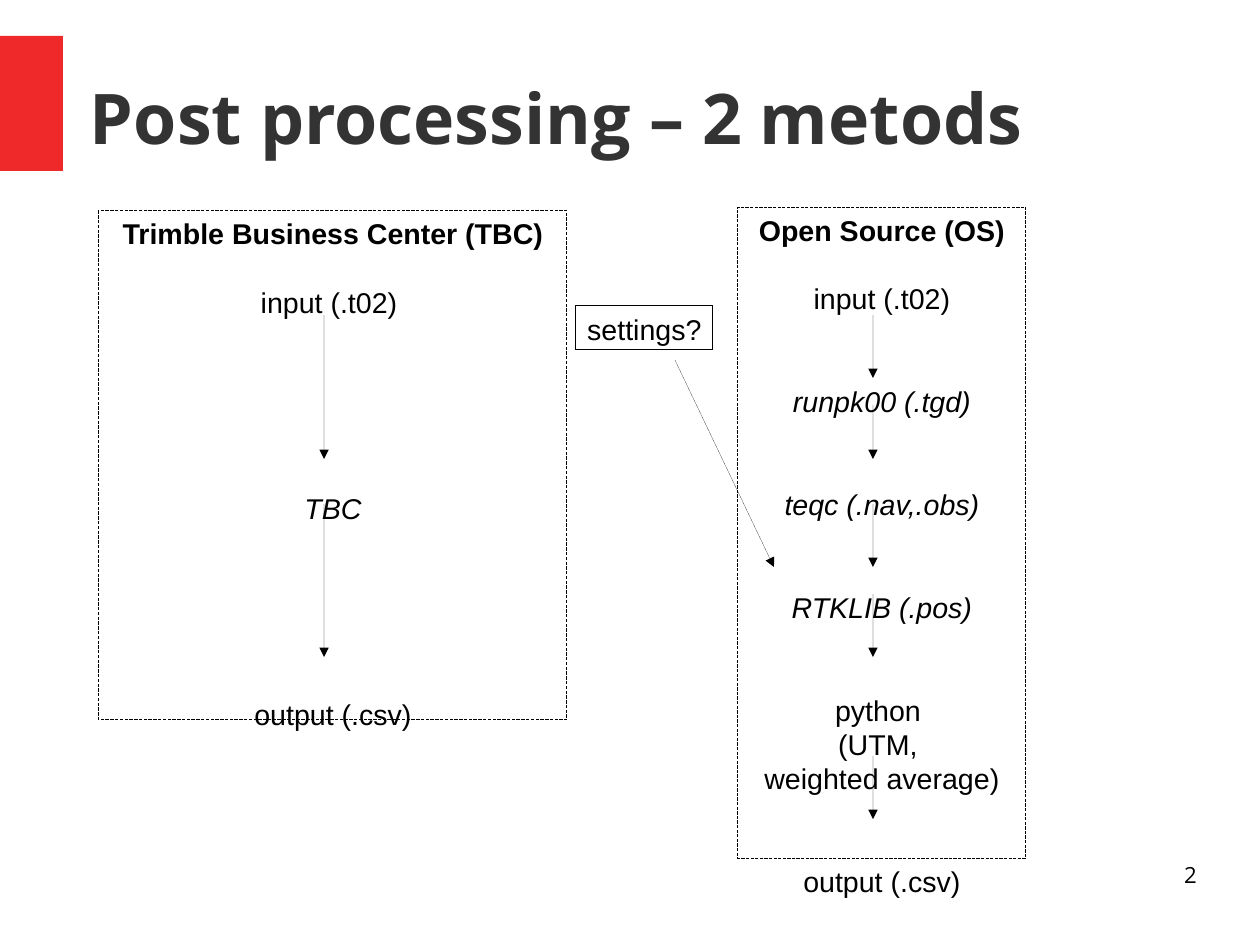
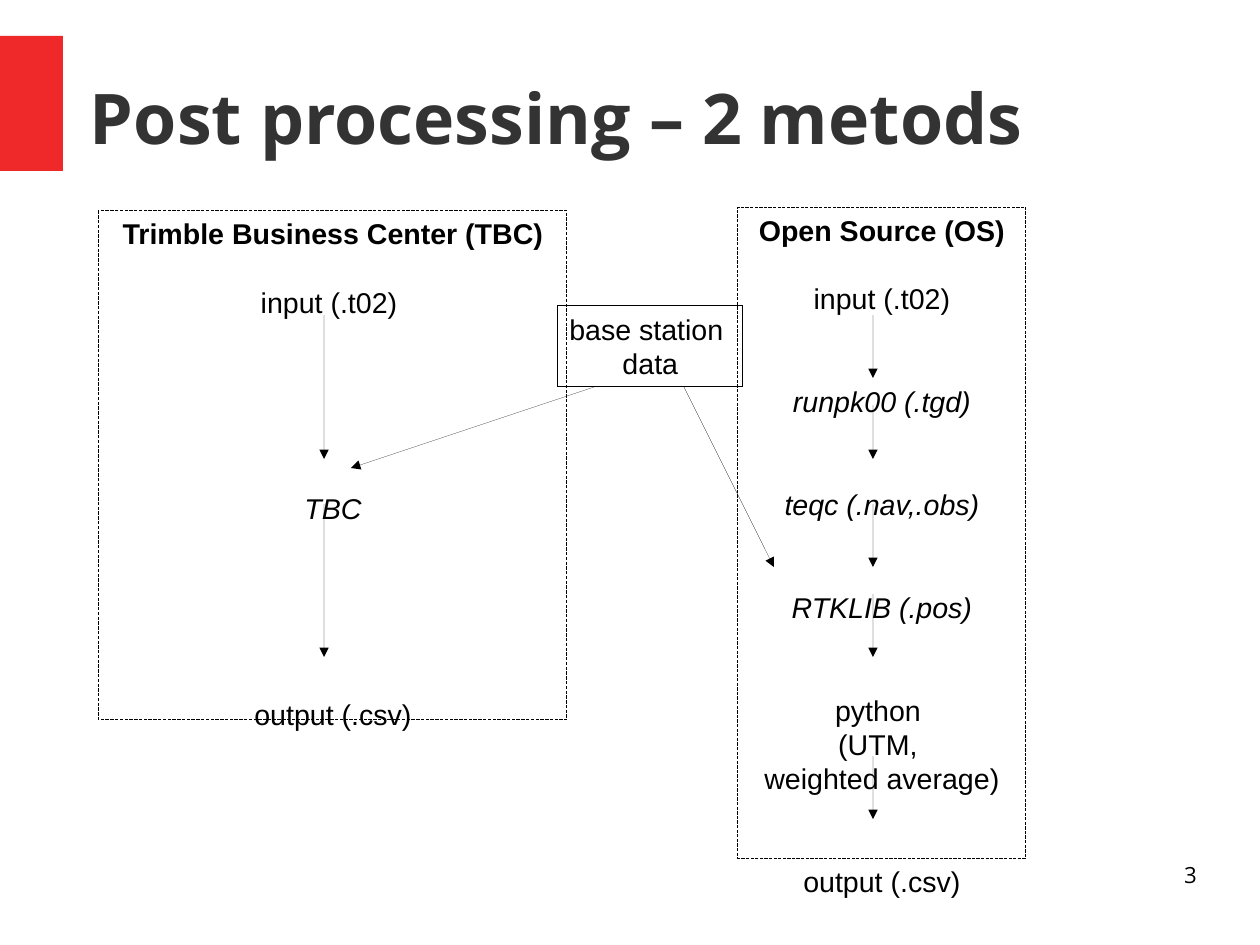
Before and after one commit to Standard24/SnowAirIceSea, a slide deck: slide 3 of presentation/Presentation_Processing.odp (slide 2 before the commit). Drawn at 1260x945 pixels with LibreOffice and Linux fonts; fonts in the diff are those of the drawing. Boxes give left, top, right and bottom in pixels: in the first picture for what was removed or moved away, otherwise in the second. Text is boxed around its words. In the diff, an @@ line names an element or a change of style, - is before the commit and + after.

```diff
--- a/presentation/Presentation_Processing.odp
+++ b/presentation/Presentation_Processing.odp
@@ rectangle added at box(558, 306, 743, 388), outline #000000 0 pt, 18 pt, text #000000 @@
+base station
+data
@@ rectangle removed at box(576, 306, 713, 350) @@
-settings?
@@ arrow added from (595, 388) to (351, 468), #000000 0 pt @@
@@ arrow moved from (676, 360) - (774, 567) to (684, 388) - (774, 567) @@
@@ page number at box(1184, 867, 1197, 884): text changed @@
-2
+3
```
Also in this commit, not shown: 3 other slides changed, 2 slides added, 5 other files.
